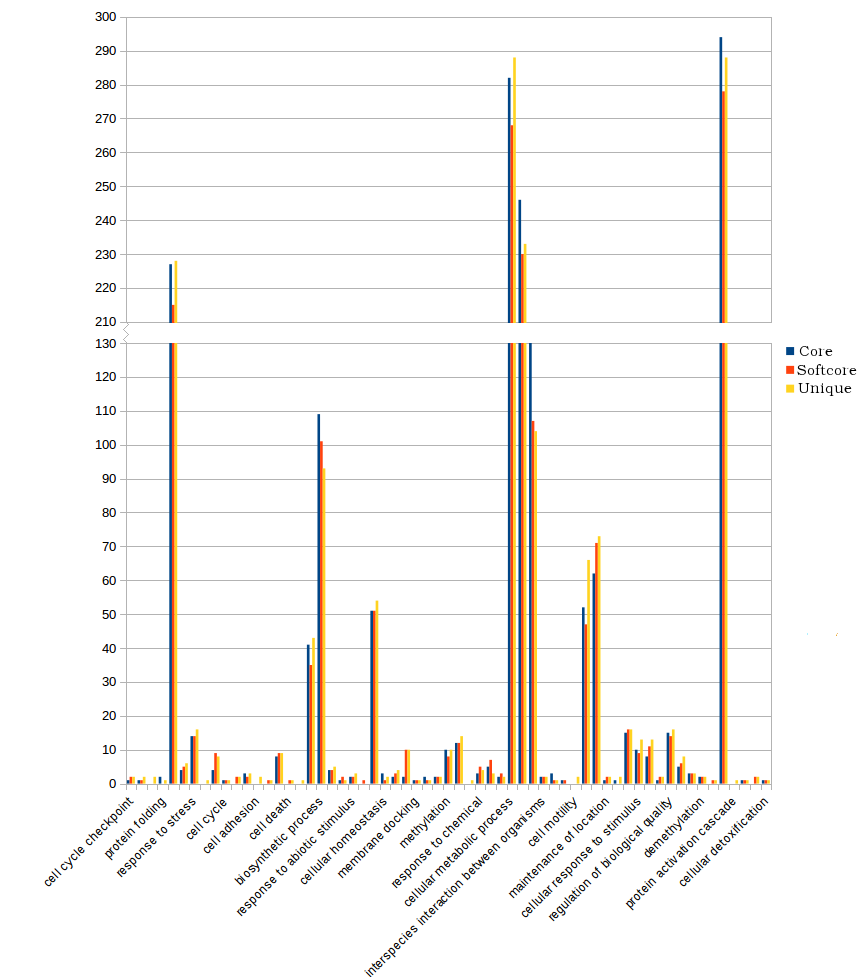
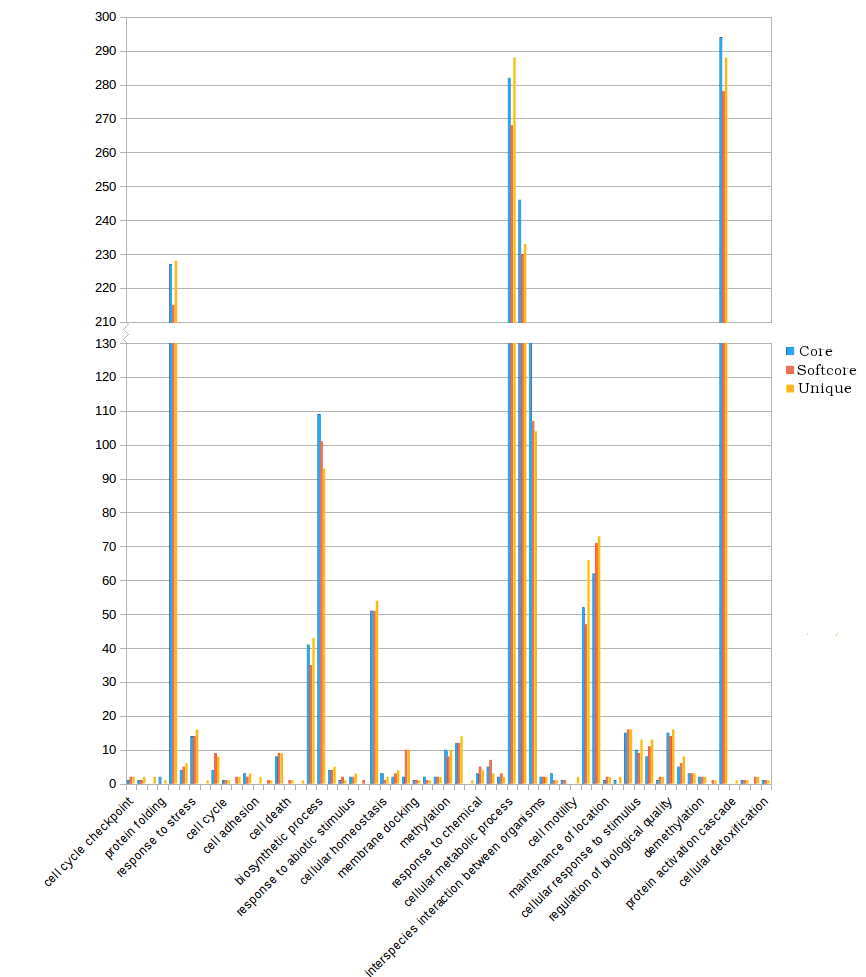
Layered file, before and after one edit (w=866, h=977). Changes by layer:
removed layer "Pasted Layer" over [787, 347, 794, 392]
painted on "Pan-gosum2-bio-graph.png" over [127, 38, 794, 784]
